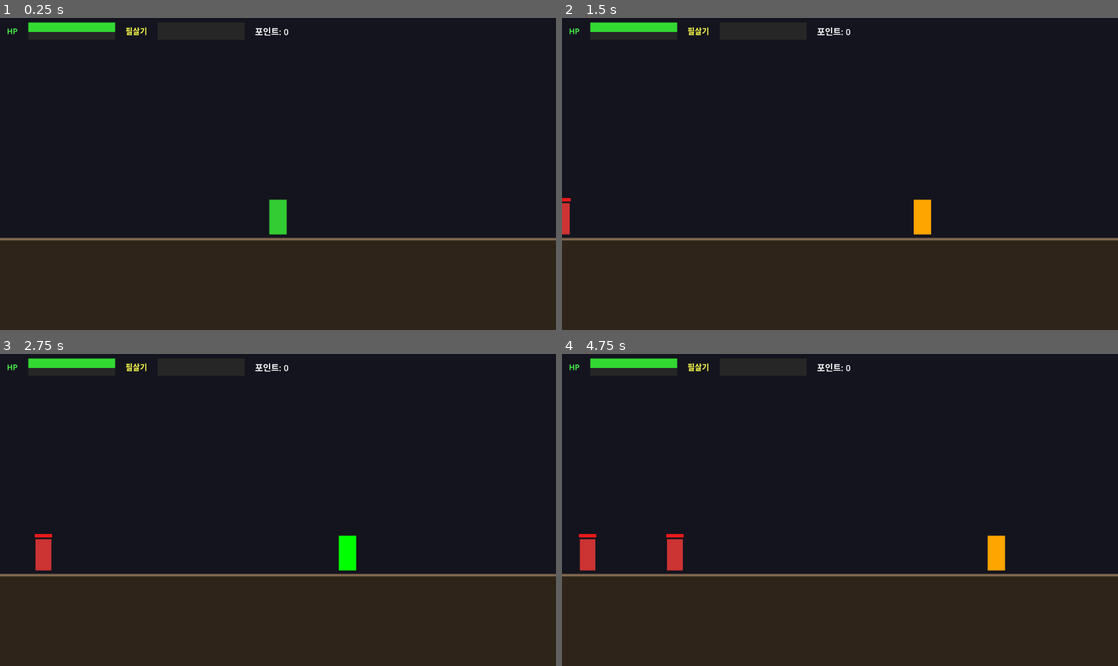
Above: before the commit, frames 1-4 (two rows, left to right).
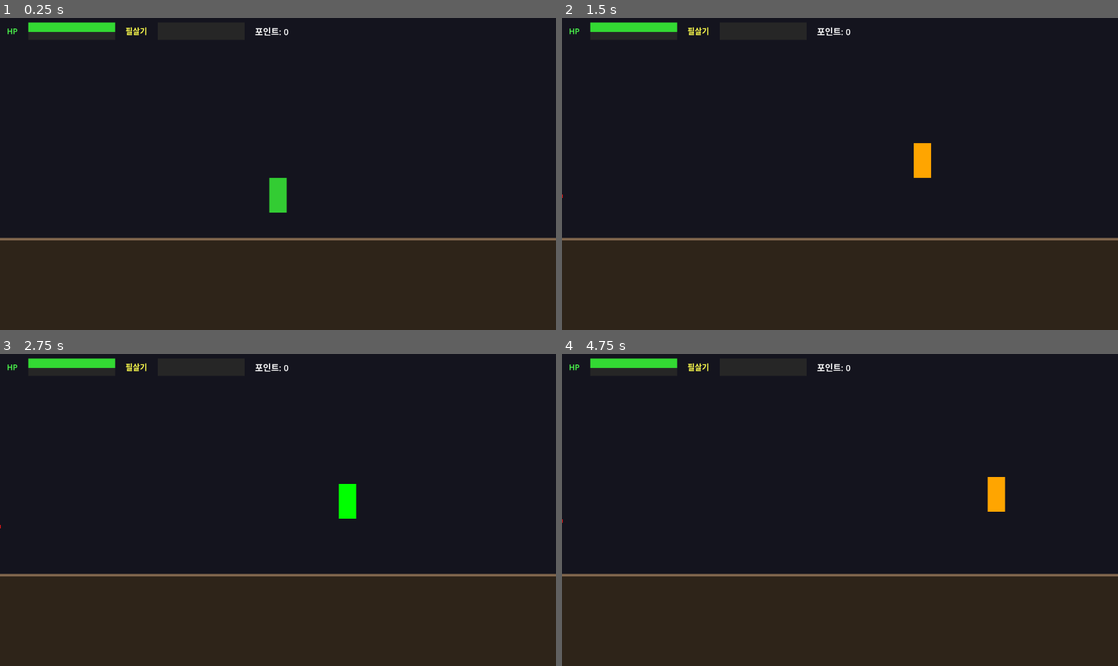
Above: after the commit, the same moments.

Repository: jinsik525-cmyk/my-godot-game
Game: Godot game, scene res://Main.tscn
Same seed, same stepped clock (60 frames per second), same inputs: the game is played once before the commit and once after it.
Inputs:
- Up to frame 1 (0.25 s): no input
- Up to frame 2 (1.5 s): tap Enter at 0.5 s; hold D (move_right) from 0.53 s (still down); tap Space (jump, bound only after the commit) at 0.6, 0.77, 1.07 s; tap Z (attack) at 1.35 s
- Up to frame 3 (2.75 s): tap Space (jump, bound only after the commit) at 1.52, 1.55, 1.82, 2.3 s; release D (move_right) at 2.03 s; hold A (move_left) from 2.03 s (still down); tap X (guard) at 2.1 s
- Up to frame 4 (4.75 s): release A (move_left) at 2.78 s; hold D (move_right) 2.78-4.28 s; tap C (special) at 2.85 s; tap Space (jump, bound only after the commit) at 3.02, 3.05, 3.32, 3.6, 3.77, 4.07, 4.52, 4.55 s; hold A (move_left) from 4.28 s (still down); tap Z (attack) at 4.35 s

The runs differ from the first frame. In frame 1, 0.5% of the frame differs, in the area x 48-52%, y 51-70%; in frame 2, 0.9%; in frame 3, 1.1%; in frame 4, 1.4%, in the area x 0-80%, y 39-70%.

Commit message:
점프 기능 추가

Diff:
--- a/Main.tscn
+++ b/Main.tscn
@@ -1,8 +1,11 @@
-[gd_scene load_steps=5 format=3 uid="uid://main001"]
+[gd_scene load_steps=4 format=3 uid="uid://main001"]
 
 [ext_resource type="Script" path="res://Main.gd" id="1_main"]
 [ext_resource type="PackedScene" uid="uid://player001" path="res://Player.tscn" id="2_player"]
 [ext_resource type="PackedScene" uid="uid://ui001" path="res://UI.tscn" id="3_ui"]
+
+[sub_resource type="RectangleShape2D" id="GroundShape"]
+size = Vector2(1280, 40)
 
 [node name="Main" type="Node2D"]
 script = ExtResource("1_main")
@@ -28,6 +31,12 @@
 offset_bottom = 514.0
 color = Color(0.5, 0.4, 0.3, 1)
 
+[node name="GroundBody" type="StaticBody2D" parent="."]
+position = Vector2(640, 510)
+
+[node name="CollisionShape2D" type="CollisionShape2D" parent="GroundBody"]
+shape = SubResource("GroundShape")
+
 [node name="Player" parent="." instance=ExtResource("2_player")]
 position = Vector2(640, 500)
 
--- a/Player.gd
+++ b/Player.gd
@@ -14,6 +14,8 @@
 const PARRY_GAIN := 30            # 패링 성공 시 게이지 증가량
 const ATTACK_COOLDOWN := 0.4
 const SPECIAL_PER_KILL := 8       # 적 처치 시 게이지 증가
+const GRAVITY := 900.0            # 중력 가속도 (px/s²)
+const JUMP_VELOCITY := -480.0     # 점프 초기 속도 (위 방향 = 음수)
 
 var health: int = MAX_HEALTH
 var special_gauge: int = 0
@@ -35,6 +37,10 @@
 func _physics_process(delta: float) -> void:
 	if is_dead:
 		return
+
+	# 중력 적용 (바닥에 있을 때는 누적되지 않도록 is_on_floor 확인)
+	if not is_on_floor():
+		velocity.y += GRAVITY * delta
 
 	_handle_timers(delta)
 	_handle_input()
@@ -58,6 +64,10 @@
 	# 이동
 	var dir := Input.get_axis("move_left", "move_right")
 	velocity.x = dir * MOVE_SPEED
+
+	# 점프 (바닥에 있을 때만)
+	if Input.is_action_just_pressed("jump") and is_on_floor():
+		velocity.y = JUMP_VELOCITY
 
 	# 공격
 	if Input.is_action_just_pressed("attack") and not is_attacking and attack_timer <= 0.0:
--- a/project.godot
+++ b/project.godot
@@ -11,9 +11,9 @@
 [application]
 
 config/name="newgame_260504"
+run/main_scene="uid://main001"
 config/features=PackedStringArray("4.6", "Forward Plus")
 config/icon="res://icon.svg"
-run/main_scene="res://Main.tscn"
 
 [display]
 
@@ -49,6 +49,11 @@
 "events": [Object(InputEventKey,"resource_local_to_scene":false,"resource_name":"","device":-1,"window_id":0,"alt_press …(191 unchanged characters)…
 ]
 }
+jump={
+"deadzone": 0.5,
+"events": [Object(InputEventKey,"resource_local_to_scene":false,"resource_name":"","device":-1,"window_id":0,"alt_pressed":false,"shift_pressed":false,"ctrl_pressed":false,"meta_pressed":false,"pressed":false,"keycode":0,"physical_keycode":32,"key_label":0,"unicode":32,"location":0,"echo":false,"script":null)
+]
+}
 
 [physics]
 
Not shown, added: Enemy.gd.uid
Not shown: 1 places in Enemy.tscn that only renumber resources
Not shown, added: Main.gd.uid
Not shown, added: Player.gd.uid
Not shown: 1 places in Player.tscn that only renumber resources
Not shown, added: UI.gd.uid
Not shown: 1 places in UI.tscn that only renumber resources
